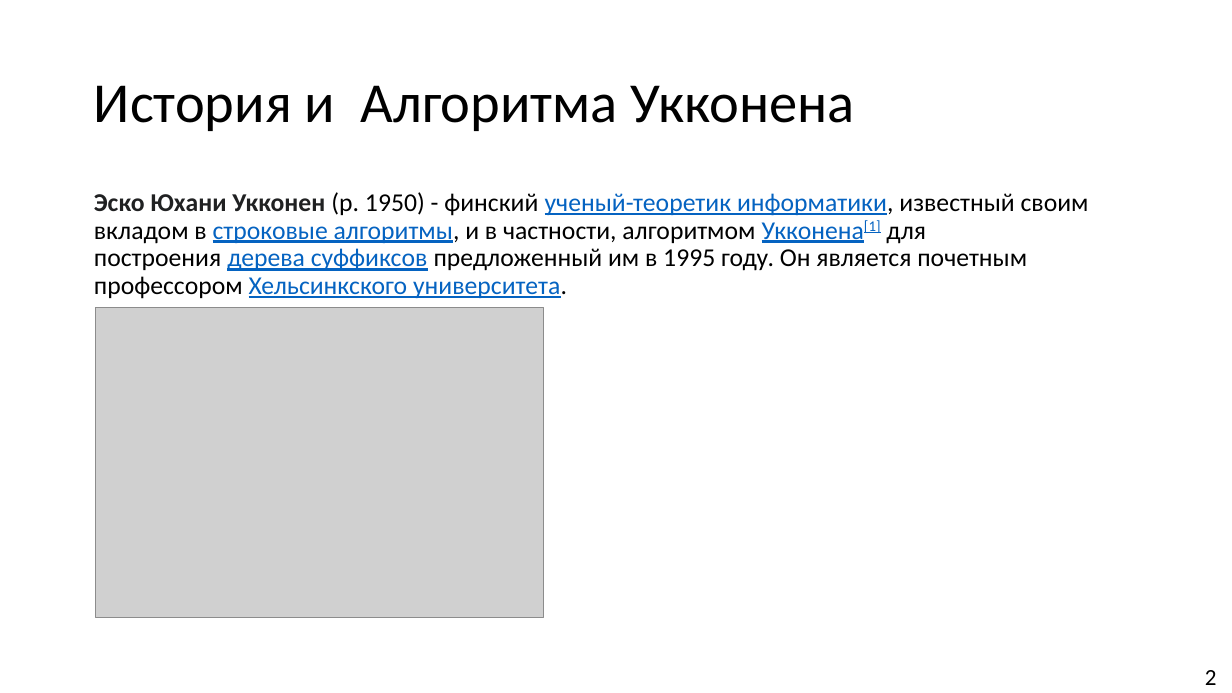
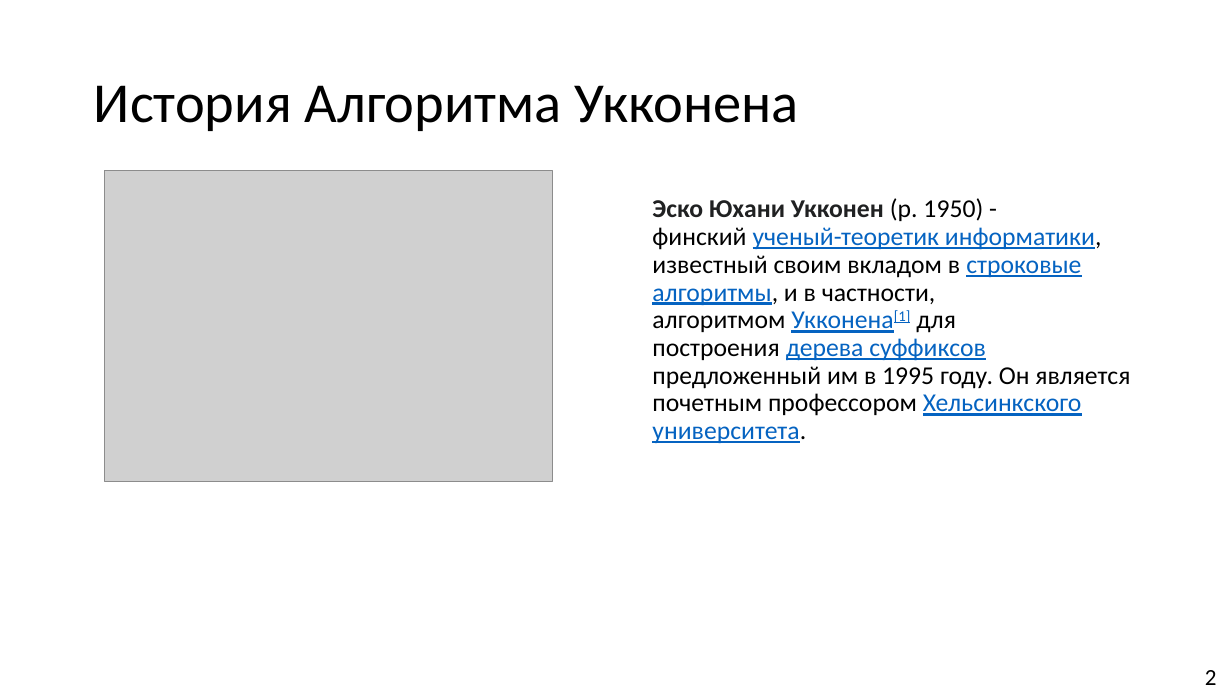
Before and after one commit to Pompon-Den/Suff-Tree-Algorithm-Ykkonen, a slide deck: slide 2 of Algorithm Ykkonena.pptx (slide 3 before the commit). Drawn at 1232x693 pixels with LibreOffice and Linux fonts; fonts in the diff are those of the drawing; grey boxes stand for pictures. Boxes give left, top, right and bottom in pixels: in the first picture for what was removed or moved away, otherwise in the second. Text is boxed around its words. In the diff, an @@ line names an element or a change of style, - is before the commit and + after.

```diff
--- a/Algorithm Ykkonena.pptx
+++ b/Algorithm Ykkonena.pptx
@@ title at bbox=[94, 85, 799, 131]: text changed @@
-История и Алгоритма Укконена
+История Алгоритма Укконена
@@ picture: place and size @@
-picture at bbox=[96, 308, 544, 618]
+picture at bbox=[105, 171, 554, 482]
@@ text "Эско Юхани Укконен (р. 1950) ..." rewrapped from bbox=[94, 192, 1089, 299] to bbox=[652, 198, 1130, 443] @@
```
Also in this commit, not shown: 1 other slide changed, 1 slide added, 8 other files.
